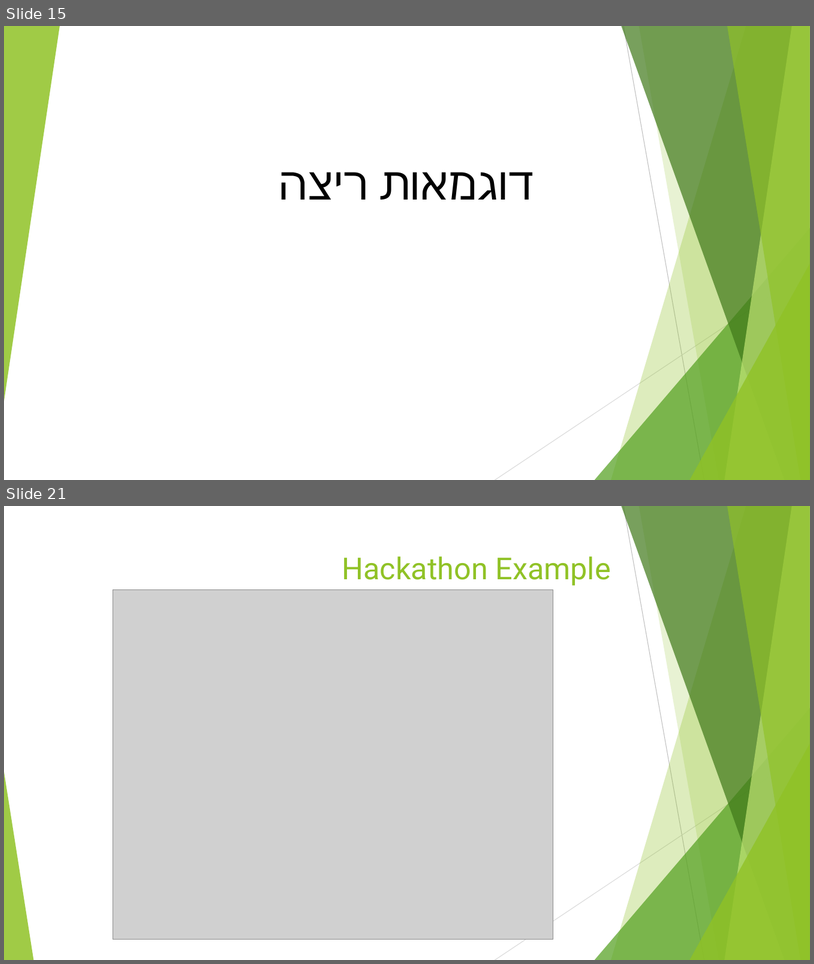
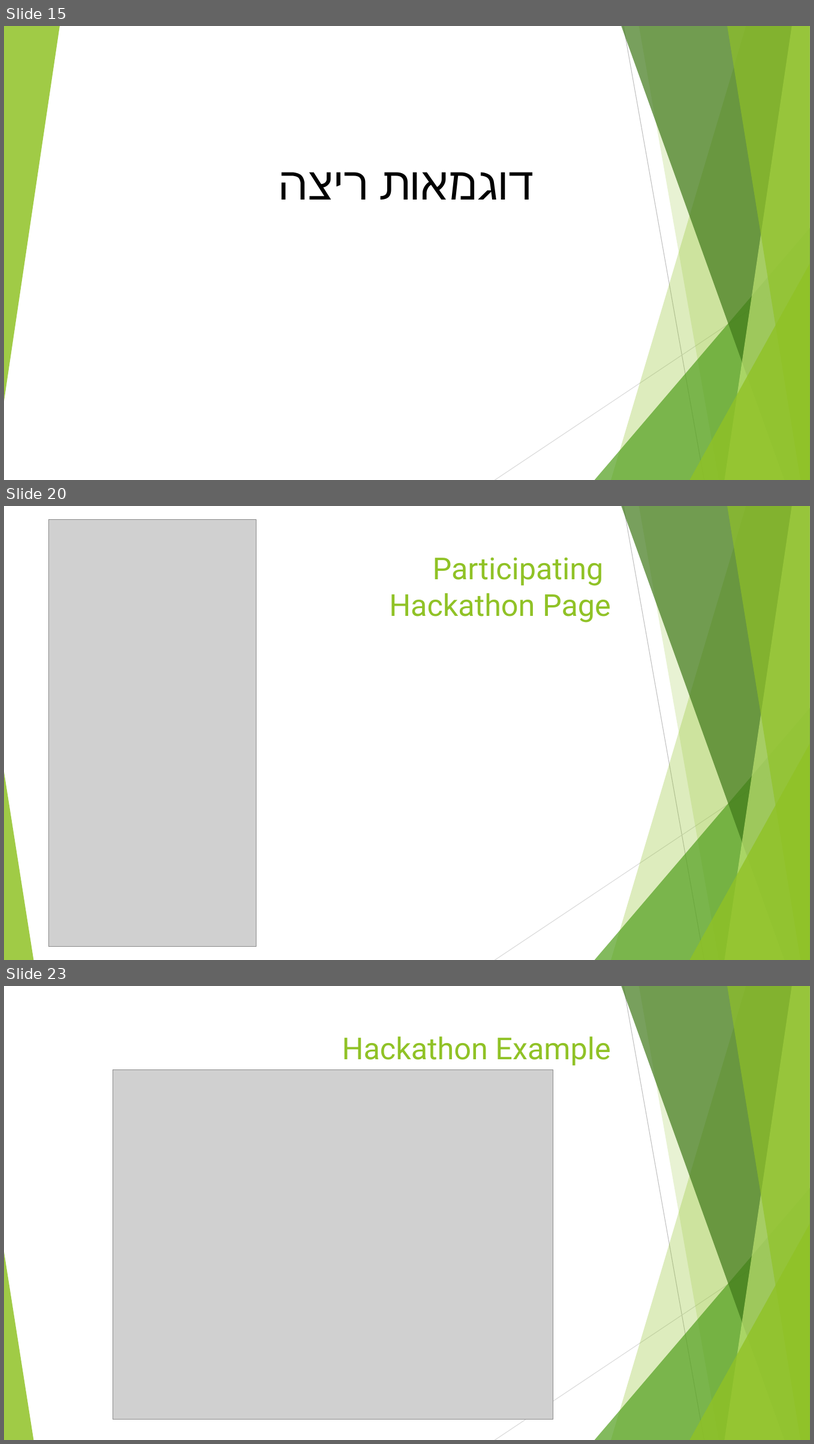
Before and after one commit to talgro/Appckathon, a slide deck: מצגת האקתון.pptx. Shown one above the other, each under a label of ours: slides 15 and 21 before the commit, slides 15, 20 and 23 after it; the slides between them are not shown. The pictures are 814x964 and 814x1444 pixels, drawn with LibreOffice and Linux fonts; fonts in the diff are those of the drawing; grey boxes stand for pictures. Boxes give left, top, right and bottom in pixels: in the first picture for what was removed or moved away, otherwise in the second. Text is boxed around its words. In the diff, an @@ line names an element or a change of style, - is before the commit and + after.

```diff
--- a/מצגת האקתון.pptx
+++ b/מצגת האקתון.pptx
@@ slide 20 added at (4, 506, 810, 960), background #FFFFFF; not listed: 10 template elements that a slide beside it also shows @@
@@ picture added at (49, 519, 256, 946) @@
@@ title added at (389, 557, 611, 622), 36 pt, text #90C226 @@
+Participating
+Hackathon Page
@@ what was slide 21 is now slide 23 @@
```
Also in this commit, not shown: 6 slides changed, 1 other slide added.
